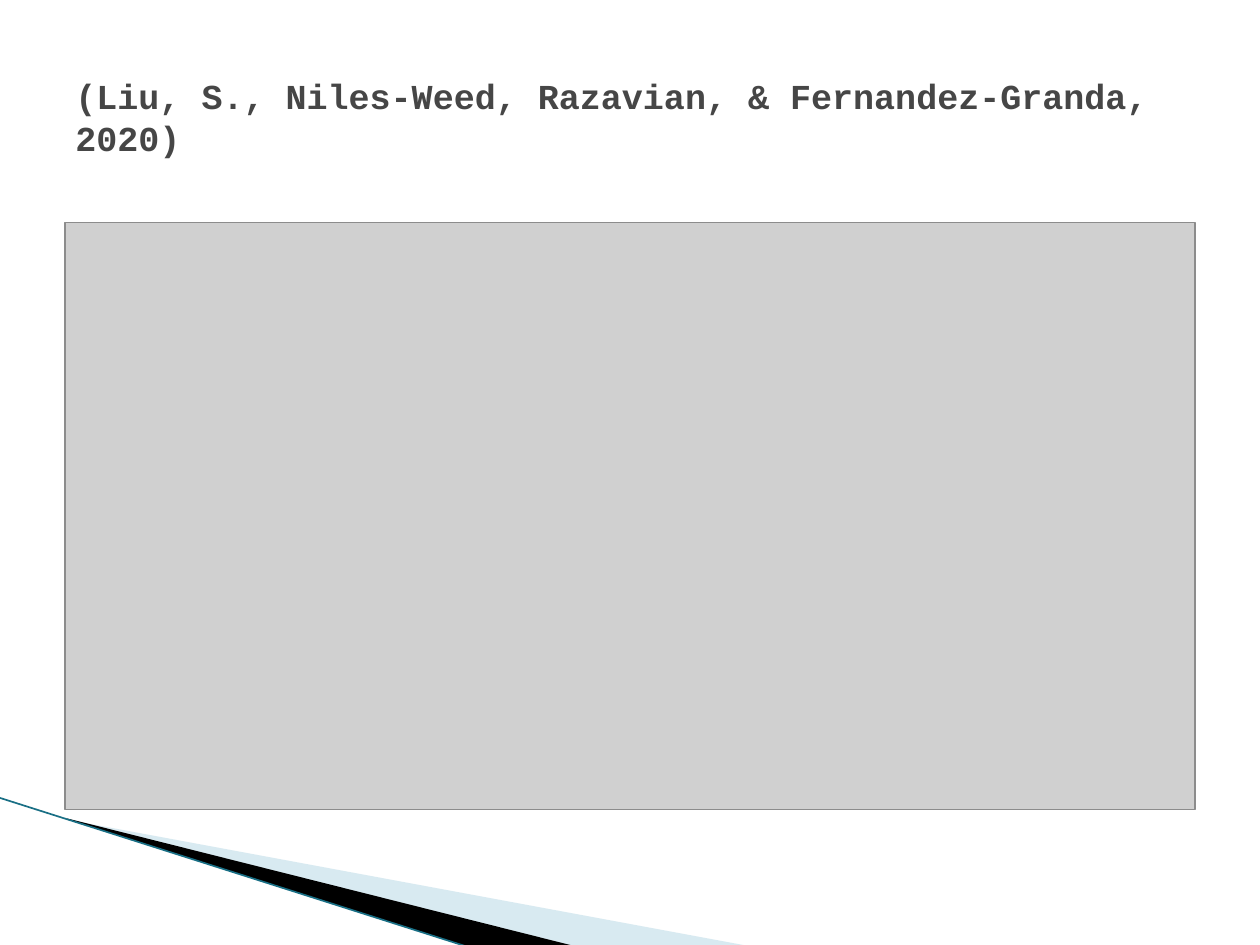
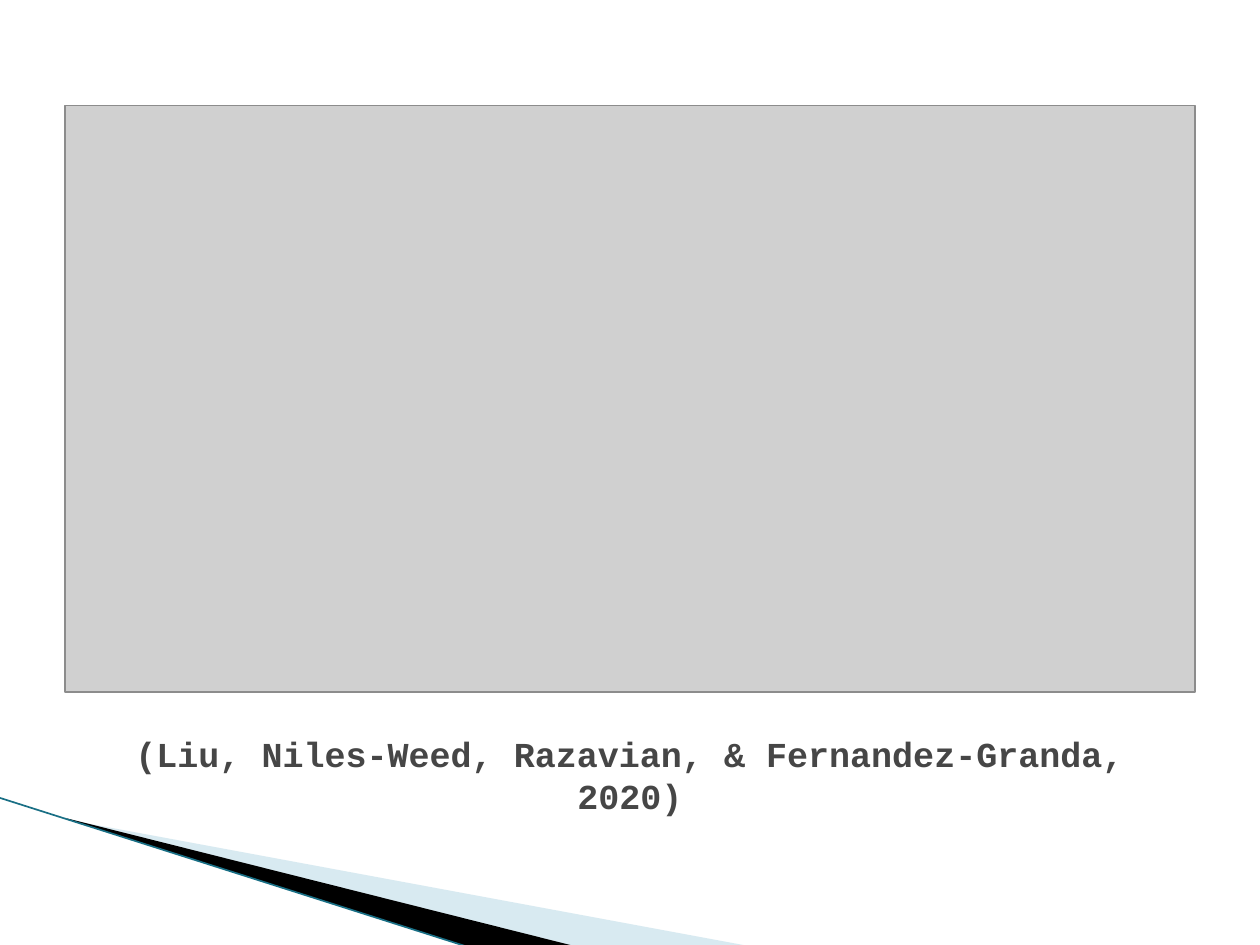
Before and after one commit to huangkaiyikatherine/nexperia, a slide deck: slide 4 of Recent Works on Noisy Labels Robustness.pptx (slide 5 before the commit). Drawn at 1260x945 pixels with LibreOffice and Linux fonts; fonts in the diff are those of the drawing; grey boxes stand for pictures; background and template pictures are left out. Boxes give left, top, right and bottom in pixels: in the first picture for what was removed or moved away, otherwise in the second. Text is boxed around its words. In the diff, an @@ line names an element or a change of style, - is before the commit and + after.

```diff
--- a/Recent Works on Noisy Labels Robustness.pptx
+++ b/Recent Works on Noisy Labels Robustness.pptx
@@ picture: place and size @@
-picture at bbox=[66, 223, 1196, 810]
+picture at bbox=[66, 106, 1196, 693]
@@ title at bbox=[135, 742, 1123, 817]: text changed @@
-(Liu, S., Niles-Weed, Razavian, & Fernandez-Granda, 2020)
+(Liu, Niles-Weed, Razavian, & Fernandez-Granda, 2020)
```
Also in this commit, not shown: 9 other slides changed.
